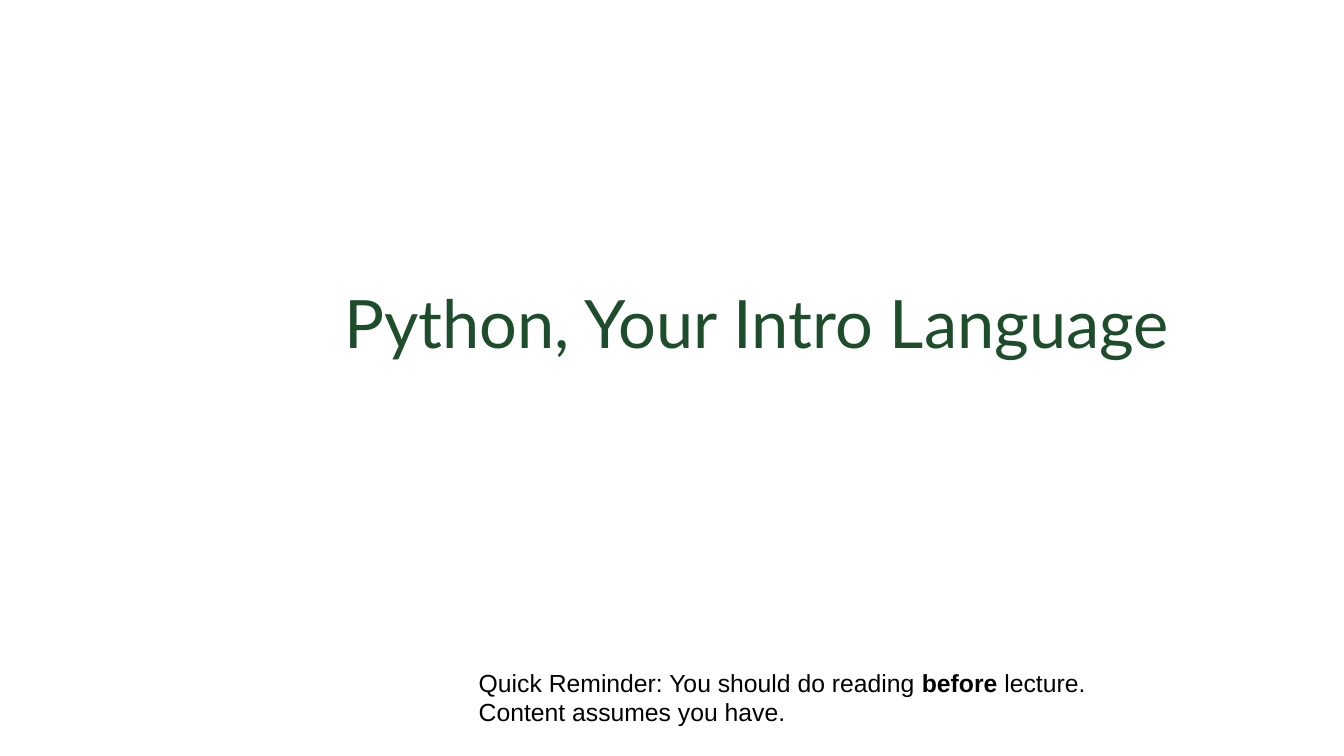
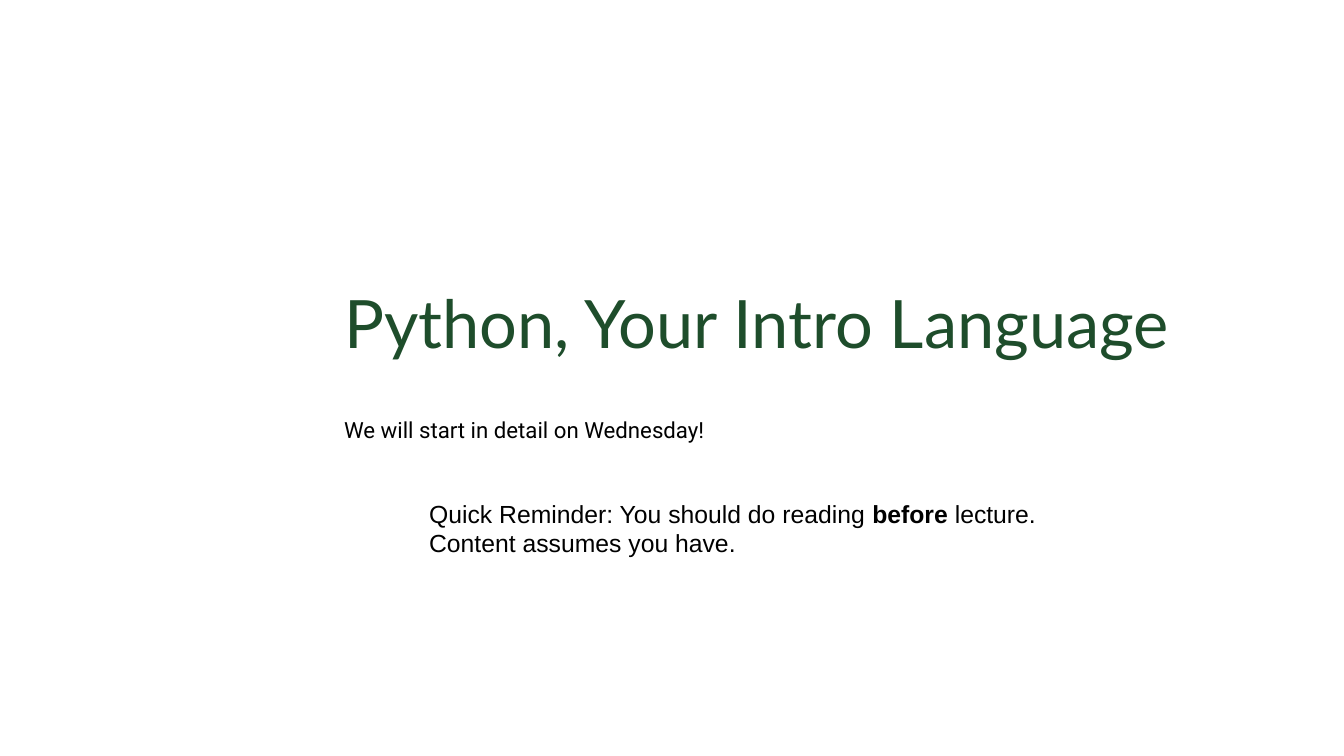
Before and after one commit to CSU-CS150B/handouts, a slide deck: slide 18 of Slides/On-Campus/01_HistoryAndIntro.pptx (slide 9 before the commit). Drawn at 1344x756 pixels with LibreOffice and Linux fonts; fonts in the diff are those of the drawing; background and template pictures are left out. Boxes give left, top, right and bottom in pixels: in the first picture for what was removed or moved away, otherwise in the second. Text is boxed around its words. In the diff, an @@ line names an element or a change of style, - is before the commit and + after.

```diff
--- a/Slides/On-Campus/01_HistoryAndIntro.pptx
+++ b/Slides/On-Campus/01_HistoryAndIntro.pptx
@@ text added at (344,421,704,443), 18 pt, text #000000 @@
+We will start in detail on Wednesday!
@@ text "Quick Reminder: You should do ...": place and size @@
-text "Quick Reminder: You should do ..." at (479,674,1085,726)
+text "Quick Reminder: You should do ..." at (429,505,1036,557)
```
Also in this commit, not shown: 4 other slides changed, 9 slides added, 5 slides removed, 1 other file.
